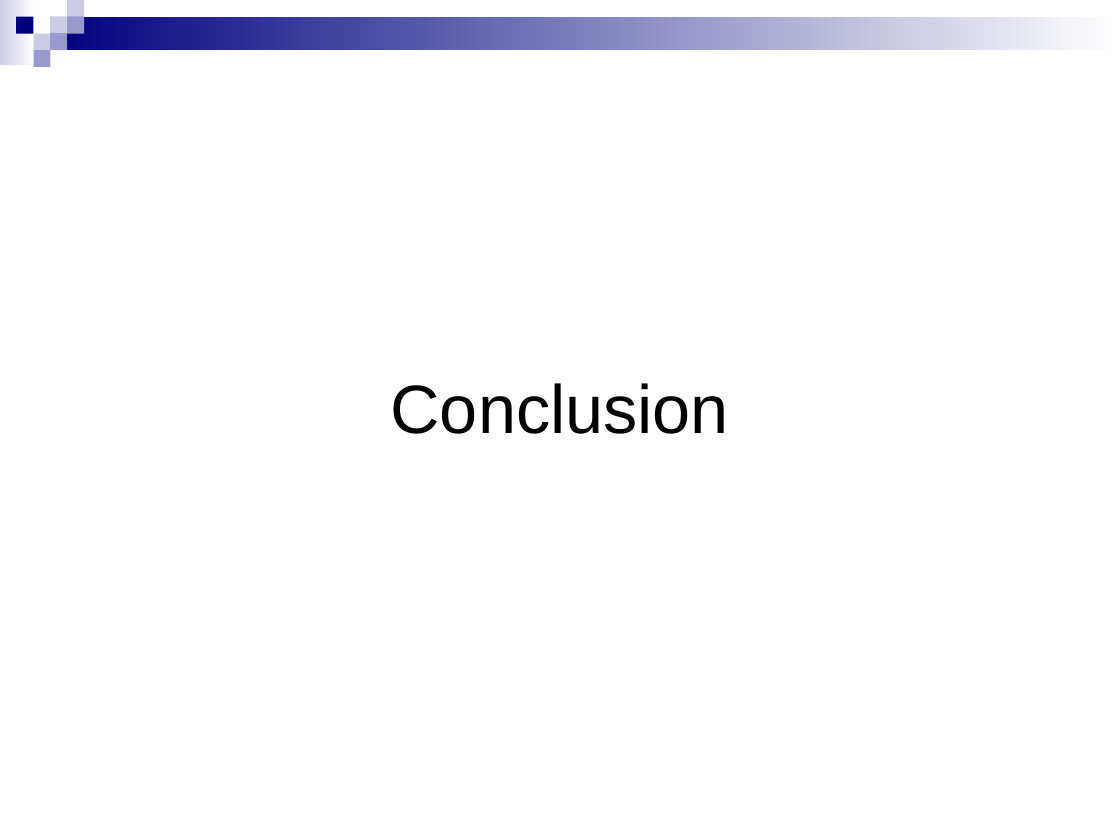
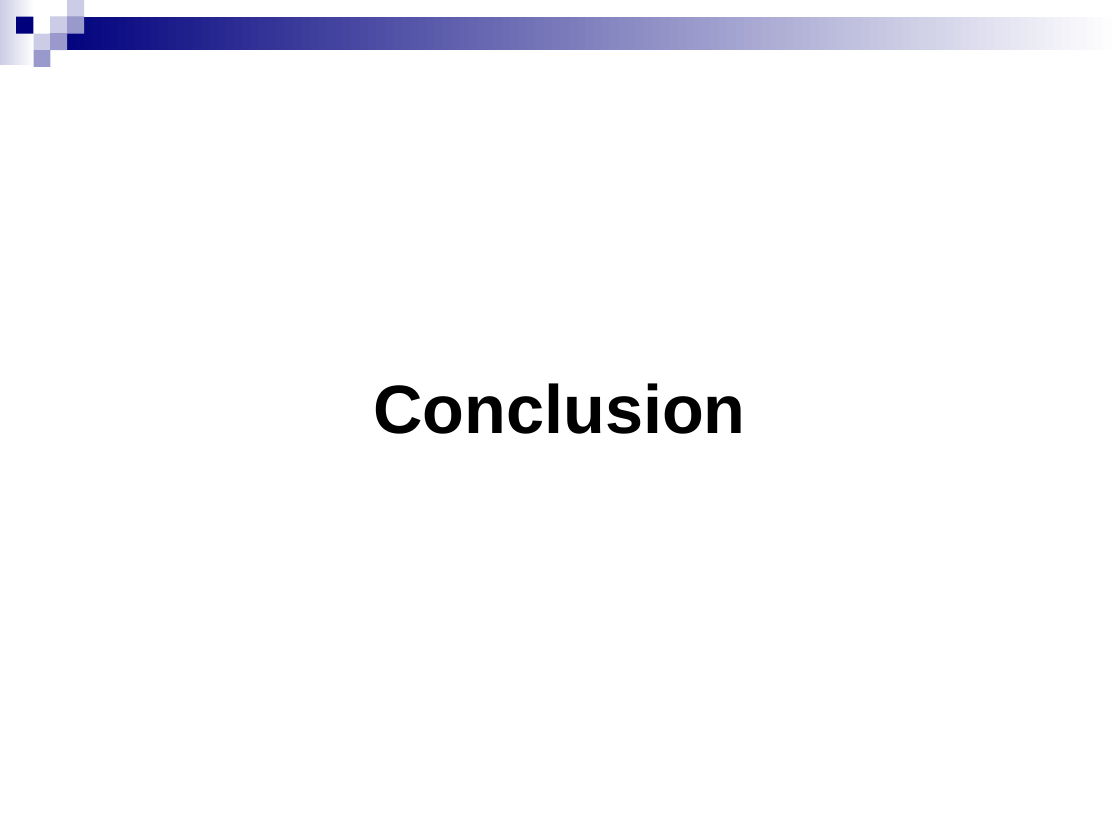
Before and after one commit to roulian/grillprojettuteure, a slide deck: slide 23 of documents/Soutenance 08-04-2010/Oral final.ppt (slide 21 before the commit). Drawn at 1120x840 pixels with LibreOffice and Linux fonts; fonts in the diff are those of the drawing; background and template pictures are left out. Boxes give left, top, right and bottom in pixels: in the first picture for what was removed or moved away, otherwise in the second. Text is boxed around its words. In the diff, an @@ line names an element or a change of style, - is before the commit and + after.

```diff
--- a/documents/Soutenance 08-04-2010/Oral final.ppt
+++ b/documents/Soutenance 08-04-2010/Oral final.ppt
@@ title "Conclusion" at (373, 383, 745, 434): bold on @@
```
Also in this commit, not shown: 16 other slides changed, 3 slides added, 1 slide removed.
